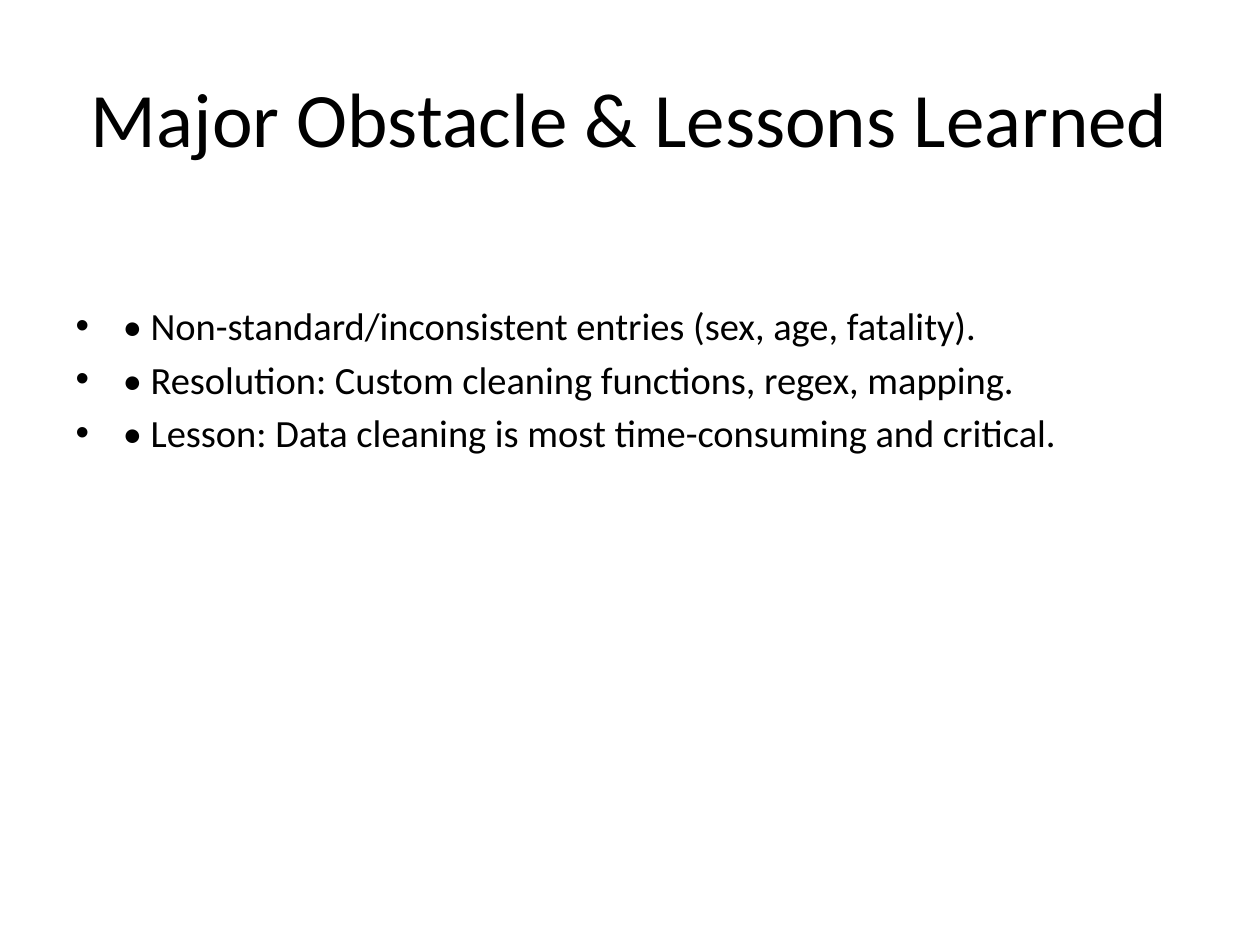
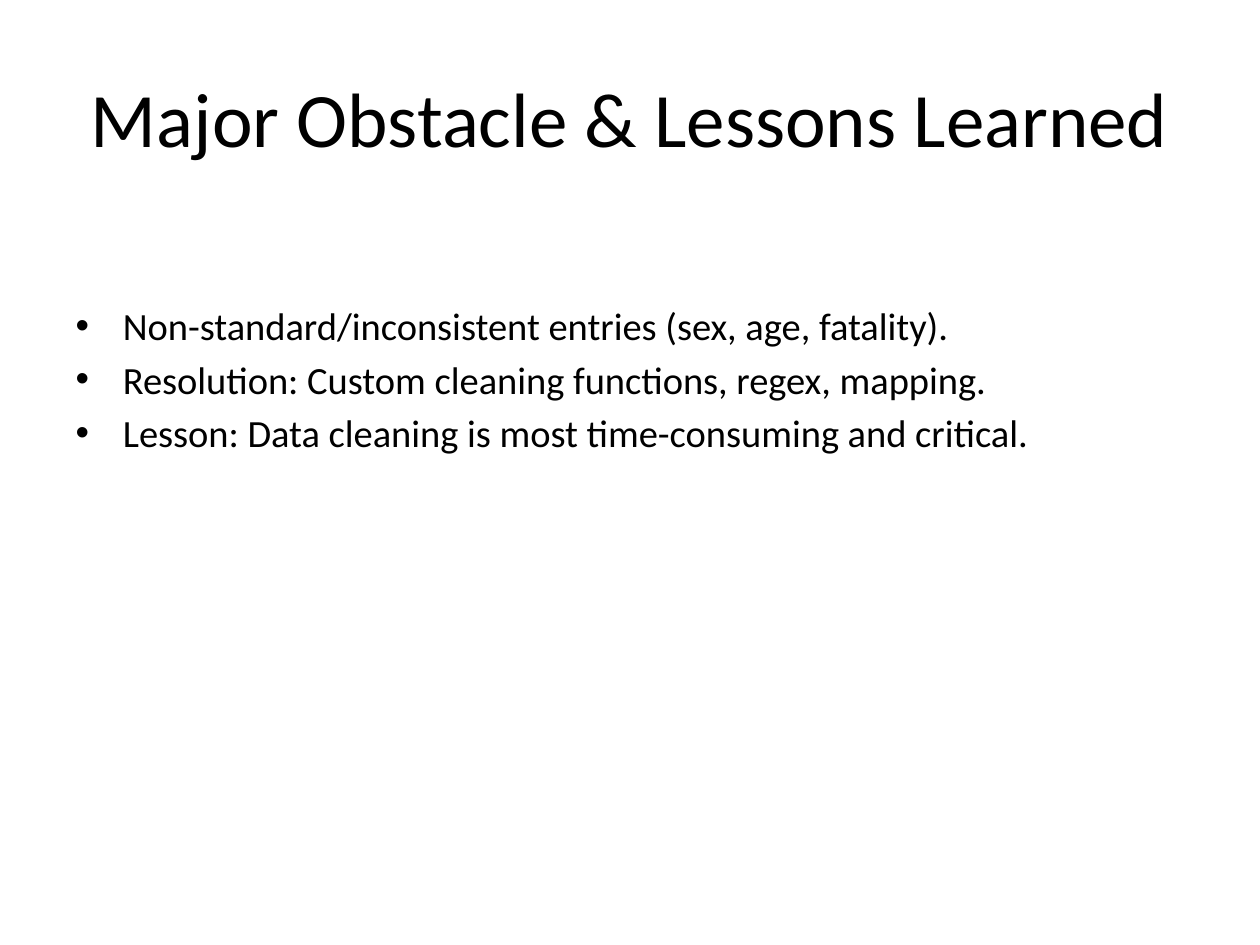
Before and after one commit to luispabloaiello-da/data-cleaning-pandas, a slide deck: slide 11 of Surfing_Shark_Attacks_Insights.pptx. Drawn at 1260x945 pixels with LibreOffice and Linux fonts; fonts in the diff are those of the drawing. Boxes give left, top, right and bottom in pixels: in the first picture for what was removed or moved away, otherwise in the second. Text is boxed around its words. In the diff, an @@ line names an element or a change of style, - is before the commit and + after.

```diff
--- a/Surfing_Shark_Attacks_Insights.pptx
+++ b/Surfing_Shark_Attacks_Insights.pptx
@@ text at box(123, 312, 1028, 454): text changed @@
-• • Non-standard/inconsistent entries (sex, age, fatality).
-• • Resolution: Custom cleaning functions, regex, mapping.
-• • Lesson: Data cleaning is most time-consuming and critical.
+• Non-standard/inconsistent entries (sex, age, fatality).
+• Resolution: Custom cleaning functions, regex, mapping.
+• Lesson: Data cleaning is most time-consuming and critical.
```
Also in this commit, not shown: 5 other slides changed, 1 slide added, 1 slide removed, 3 other files.
